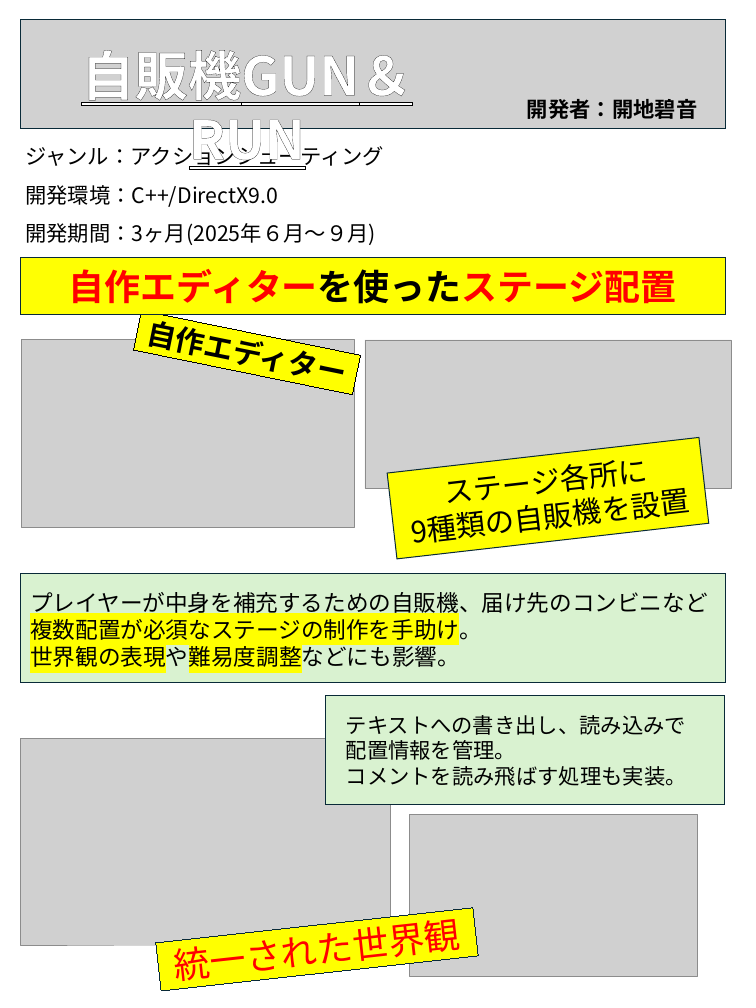
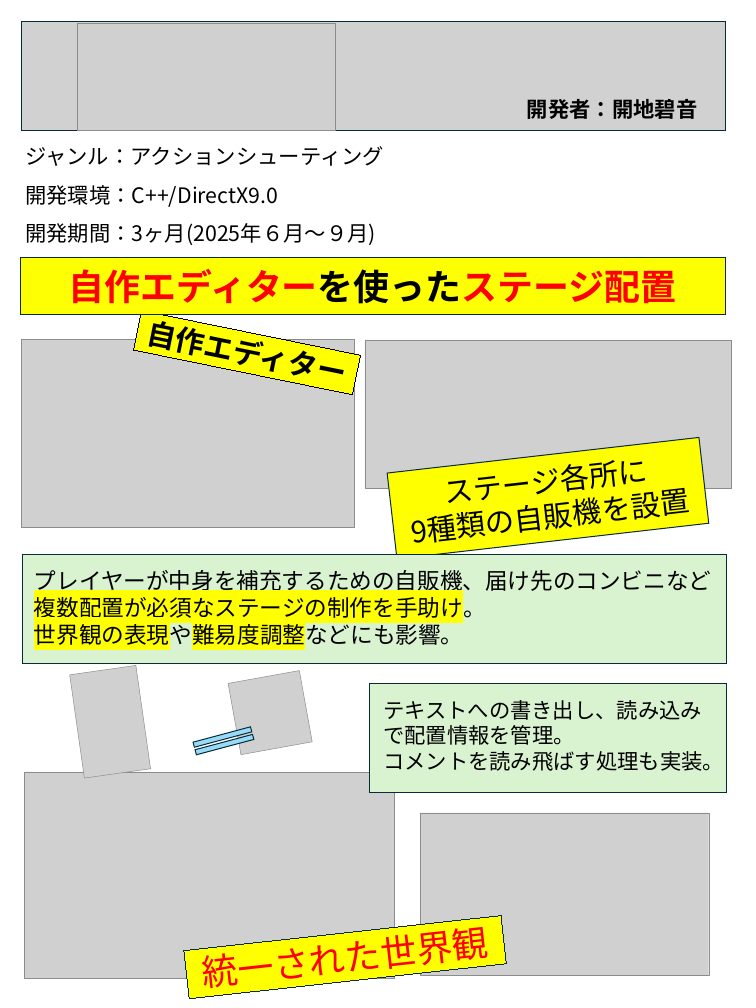
Before and after one commit to KaitiAoto/Vending, a slide deck: slide 1 of アーカイブ/発表会後/アピールシート/自販機アピールシート.pptx. Drawn at 756x1008 pixels with LibreOffice and Linux fonts; fonts in the diff are those of the drawing; grey boxes stand for pictures. Boxes give left, top, right and bottom in pixels: in the first picture for what was removed or moved away, otherwise in the second. Text is boxed around its words. In the diff, an @@ line names an element or a change of style, - is before the commit and + after.

```diff
--- a/アーカイブ/発表会後/アピールシート/自販機アピールシート.pptx
+++ b/アーカイブ/発表会後/アピールシート/自販機アピールシート.pptx
@@ picture added at box(77, 23, 335, 130) @@
@@ text removed at box(81, 50, 412, 170) @@
-自販機GUN＆RUN
@@ rectangle: place and size @@
-rectangle at box(21, 573, 725, 683)
+rectangle at box(22, 554, 727, 663)
@@ text "プレイヤーが中身を補充するための自販機、届け先のコンビニなど": place and size @@
-text "プレイヤーが中身を補充するための自販機、届け先のコンビニなど" at box(30, 592, 707, 672)
+text "プレイヤーが中身を補充するための自販機、届け先のコンビニなど" at box(34, 570, 711, 649)
@@ picture added at box(70, 666, 150, 778) @@
@@ picture added at box(228, 671, 312, 755) @@
@@ rectangle: place and size @@
-rectangle at box(326, 695, 724, 804)
+rectangle at box(369, 684, 727, 793)
@@ text "テキストへの書き出し、読み込みで配置情報を管理。": place and size @@
-text "テキストへの書き出し、読み込みで配置情報を管理。" at box(346, 715, 687, 786)
+text "テキストへの書き出し、読み込みで配置情報を管理。" at box(383, 700, 724, 771)
@@ math equal added at box(182, 720, 266, 762), fill #96DCF8, outline #092A39 1.5 pt @@
@@ picture: place and size @@
-picture at box(21, 738, 391, 945)
+picture at box(25, 772, 395, 978)
@@ picture: place and size @@
-picture at box(409, 814, 698, 977)
+picture at box(420, 813, 709, 976)
@@ rectangle "統一された世界観": place and size @@
-rectangle "統一された世界観" at box(156, 908, 479, 991)
+rectangle "統一された世界観" at box(184, 916, 506, 999)
```
Also in this commit, not shown: 4 other files.
